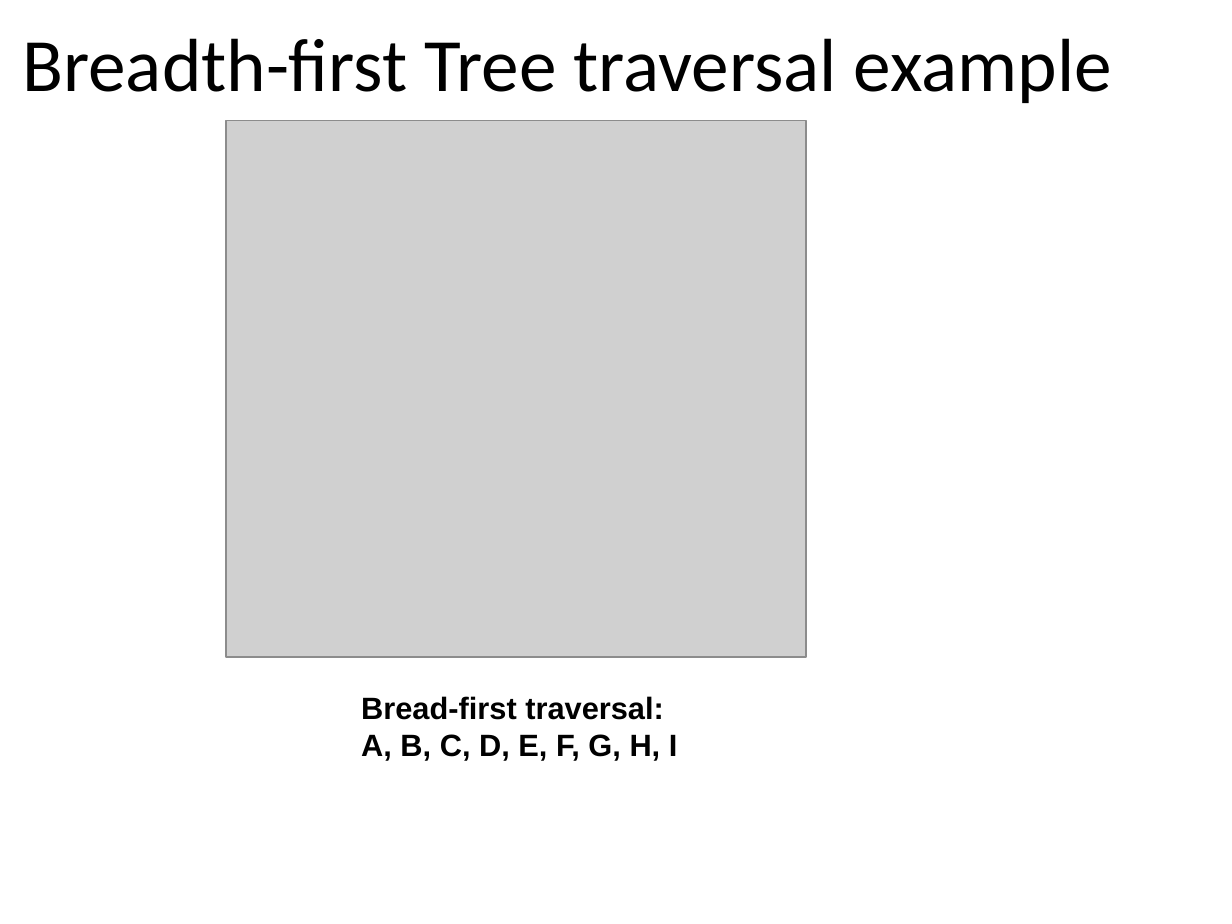
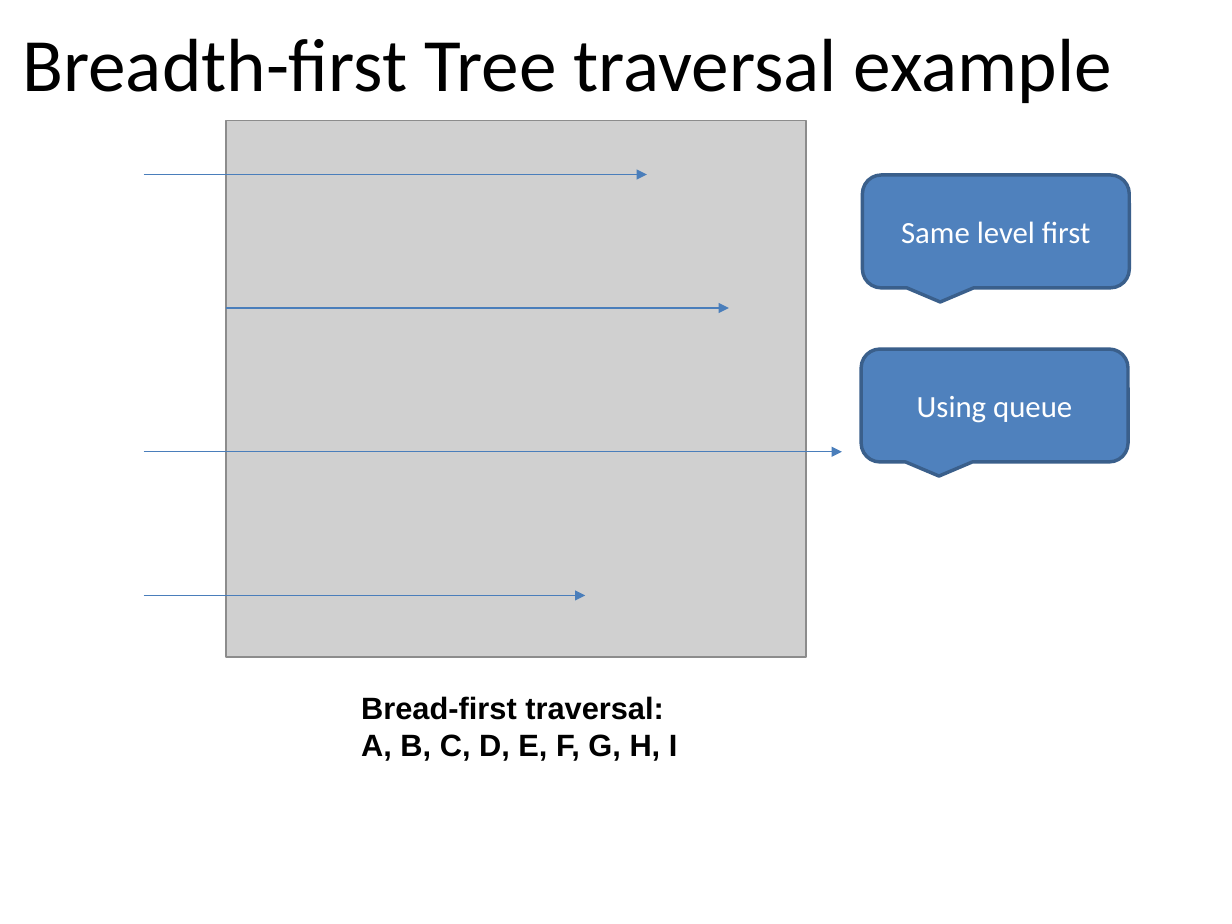
Before and after one commit to tutrunghieu/dsa-2017-java-tutorial, a slide deck: slide 16 of dsa2017-java-online/handouts/data-day05/Lecture 06 - Chapter 06 - Binary Trees - Day 1.pptx. Drawn at 1232x924 pixels with LibreOffice and Linux fonts; fonts in the diff are those of the drawing; grey boxes stand for pictures. Boxes give left, top, right and bottom in pixels: in the first picture for what was removed or moved away, otherwise in the second. Text is boxed around its words. In the diff, an @@ line names an element or a change of style, - is before the commit and + after.

```diff
--- a/dsa2017-java-online/handouts/data-day05/Lecture 06 - Chapter 06 - Binary Trees - Day 1.pptx
+++ b/dsa2017-java-online/handouts/data-day05/Lecture 06 - Chapter 06 - Binary Trees - Day 1.pptx
@@ arrow added from (144, 175) to (647, 175), #4B7EBC 0.75 pt @@
@@ rounded speech box added at (862,175,1130,288), fill #4F81BD, outline #3A5F8C 2 pt, 18 pt, text #FFFFFF @@
+Same level first
@@ arrow added from (225, 308) to (729, 308), #4B7EBC 0.75 pt @@
@@ rounded speech box added at (861,349,1129,462), fill #4F81BD, outline #3A5F8C 2 pt, 18 pt, text #FFFFFF @@
+Using queue
@@ arrow added from (144, 452) to (841, 452), #4B7EBC 0.75 pt @@
@@ arrow added from (144, 595) to (585, 595), #4B7EBC 0.75 pt @@
```
Also in this commit, not shown: 6 other slides changed, 4 slides added, 4 slides removed, 6 other files.
